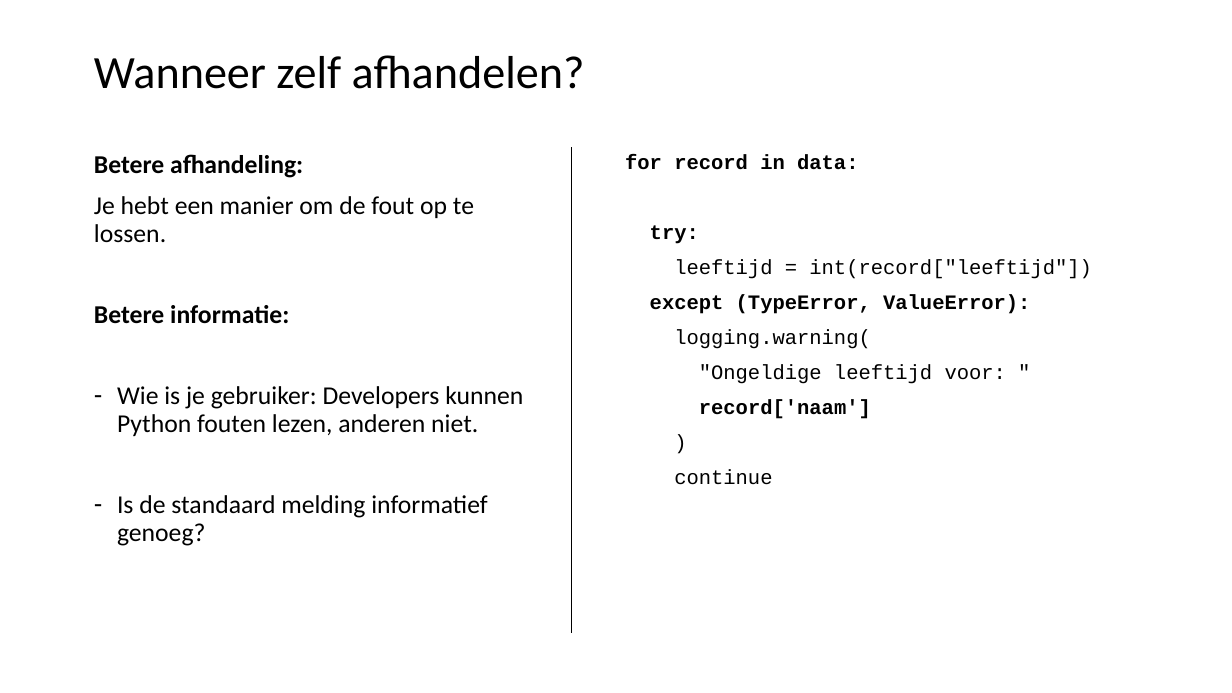
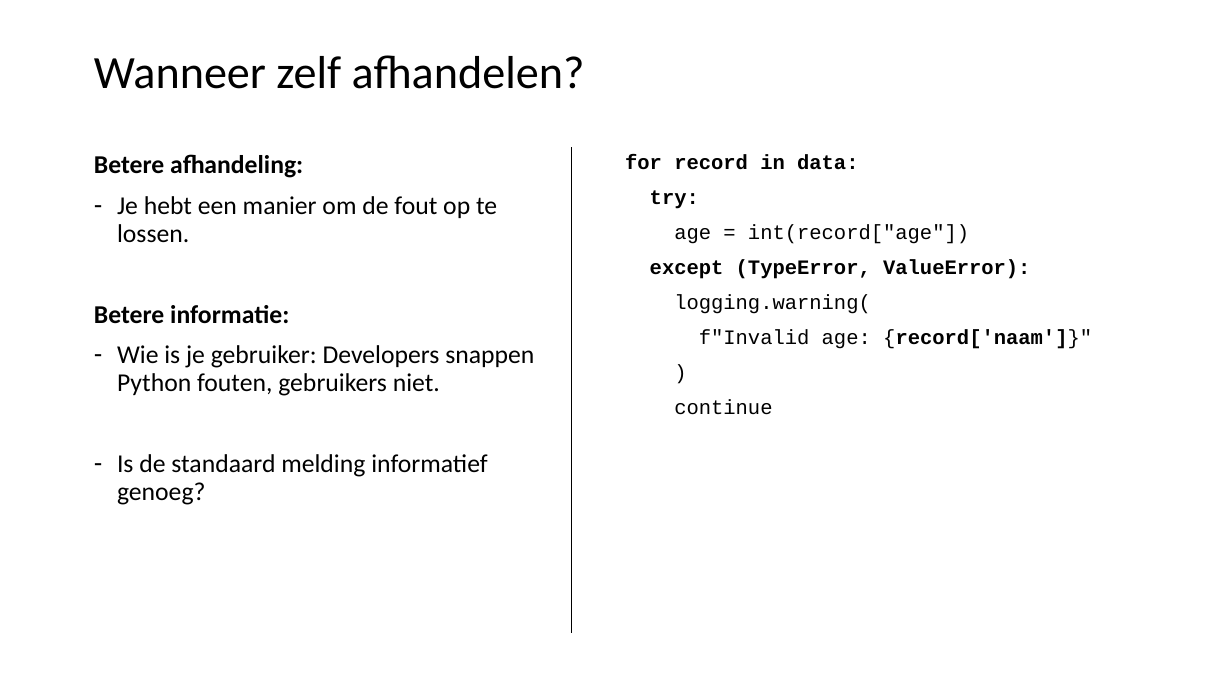
Before and after one commit to LFKoning/knowledge-sharing, a slide deck: slide 34 of python_trainees/2_production_code/python_traineeship_2.pptx (slide 32 before the commit). Drawn at 1232x693 pixels with LibreOffice and Linux fonts; fonts in the diff are those of the drawing. Boxes give left, top, right and bottom in pixels: in the first picture for what was removed or moved away, otherwise in the second. Text is boxed around its words. In the diff, an @@ line names an element or a change of style, - is before the commit and + after.

Commit message:
Update Python trainees part 2

```diff
--- a/python_trainees/2_production_code/python_traineeship_2.pptx
+++ b/python_trainees/2_production_code/python_traineeship_2.pptx
@@ text at box(117, 196, 497, 243): bullet none to - @@
@@ text at box(674, 224, 969, 244): text changed @@
-leeftijd = int(record["leeftijd"])
+age = int(record["age"])
@@ text at box(699, 329, 1092, 349): text changed @@
-"Ongeldige leeftijd voor: "
-record['naam']
+f"Invalid age: {record['naam']}"
@@ text at box(117, 345, 534, 396): text changed @@
-– Wie is je gebruiker: Developers kunnen Python fouten lezen, anderen niet.
+– Wie is je gebruiker: Developers snappen Python fouten, gebruikers niet.
```
Also in this commit, not shown: 25 other slides changed, 5 slides added, 3 slides removed, 15 other files.
